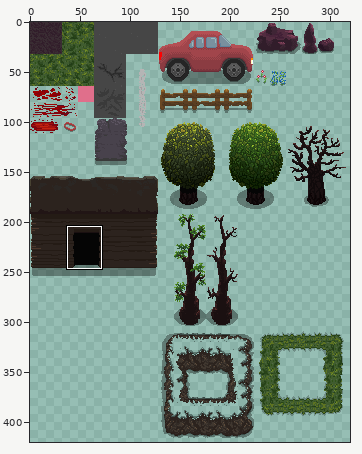
One commit to this sprite sheet: core/assets/maps/forest.png. The picture above shows the old version from afar; the outline marks the close-up.
Close-up. Before:
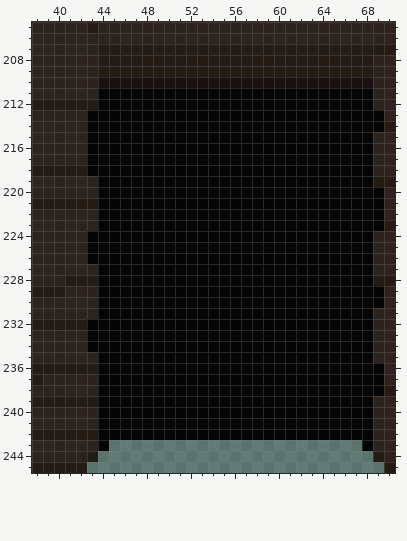
The file is 320x448 pixels. Colours within 5 levels of each other are drawn and written as one. Shown: x 38..70, y 205..245. The wide view leaves out empty margins.
After:
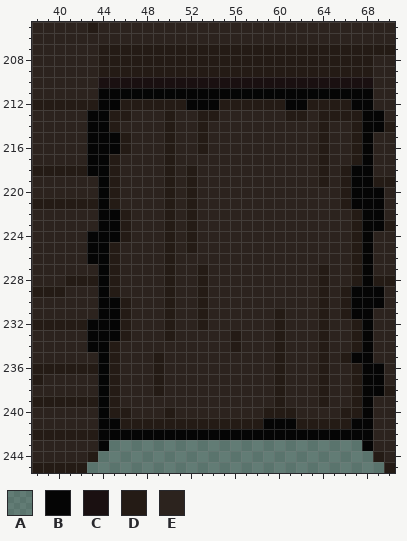
Palette (. is transparent): A #00000059  B #050505  C #1a1011  D #241b15  E #2c231e
The edit:
{"y":212,"x":46,"old":"BBBBBB","new":"DDDDDD"}
{"y":212,"x":55,"old":"BBBBBB","new":"DDDDDD"}
{"y":212,"x":63,"old":"BBBB","new":"DDDD"}
{"y":213,"x":45,"old":"BBBBBBBBBBBBBBBBBBBBBBB","new":"DDEEEDEEDDEEEEEEDDEDDDD"}
{"y":214,"x":45,"old":"BBBBBBBBBBBBBBBBBBBBBBB","new":"DEEEEDEEDEEEEEEEEEEDEED"}
{"y":215,"x":46,"old":"BBBBBBBBBBBBBBBBBBBBBB","new":"DEEEDEEDEEEEEEEEEEDEED"}
{"y":216,"x":46,"old":"BBBBBBBBBBBBBBBBBBBBBB","new":"DEEEDEEDEEEEEEEEEEDEED"}
{"y":217,"x":45,"old":"BBBBBBBBBBBBBBBBBBBBBBB","new":"DEEEEDEEEEEEEEEEEEEDEED"}
{"y":218,"x":45,"old":"BBBBBBBBBBBBBBBBBBBBBB","new":"DEEEEDEDEEEEEEEEEEEDED"}
{"y":219,"x":45,"old":"BBBBBBBBBBBBBBBBBBBBBB","new":"DEEEEDEDEEEEEEEEEEEDED"}
{"y":220,"x":45,"old":"BBBBBBBBBBBBBBBBBBBBBB","new":"DEEEEDEDEEEEEEEEEEEEED"}
{"y":221,"x":45,"old":"BBBBBBBBBBBBBBBBBBBBBB","new":"DEEEEDEDEEEEEEEEEEEEED"}
{"y":222,"x":46,"old":"BBBBBBBBBBBBBBBBBBBBBB","new":"DEEEDEDEEEEEEEEEEEEEED"}
{"y":223,"x":46,"old":"BBBBBBBBBBBBBBBBBBBBBB","new":"DEEEDEDEEEEEEEEEEEEEED"}
{"y":224,"x":46,"old":"BBBBBBBBBBBBBBBBBBBBBB","new":"DEEEDEDEEEEEEEEEEEEEED"}
{"y":225,"x":45,"old":"BBBBBBBBBBBBBBBBBBBBBBB","new":"DEEEEDEDEEEEEEEEEEEEEED"}
{"y":226,"x":45,"old":"BBBBBBBBBBBBBBBBBBBBBBB","new":"DEEEEDEEEEEEEEEEEEEEEED"}
{"y":227,"x":45,"old":"BBBBBBBBBBBBBBBBBBBBBBB","new":"DEEEEDEEDEEEEEEEEEEDEED"}
{"y":228,"x":45,"old":"BBBBBBBBBBBBBBBBBBBBBBB","new":"DEEEEDEEDEEEEEEEEEEDEED"}
{"y":229,"x":45,"old":"BBBBBBBBBBBBBBBBBBBBBB","new":"DEEEEDEEDEEEEEEEEEEDED"}
{"y":230,"x":46,"old":"BBBBBBBBBBBBBBBBBBBBB","new":"DEEEDEEDEEEEEEEEEEDED"}
{"y":231,"x":46,"old":"BBBBBBBBBBBBBBBBBBBBB","new":"DEEEDEEDEEEEEEDEEEDED"}
{"y":232,"x":46,"old":"BBBBBBBBBBBBBBBBBBBBBB","new":"DEEEDEEDEEEEEEDEEEDEED"}
{"y":233,"x":46,"old":"BBBBBBBBBBBBBBBBBBBBBB","new":"DEEEDEEEEEDEEEDEEEDEED"}
{"y":234,"x":45,"old":"BBBBBBBBBBBBBBBBBBBBBBB","new":"DEEEEEEEEEEDEEEDEEEDEED"}
{"y":235,"x":45,"old":"BBBBBBBBBBBBBBBBBBBBBB","new":"DEEEDEEEEEEEEEEDEEEDED"}
{"y":236,"x":45,"old":"BBBBBBBBBBBBBBBBBBBBBBB","new":"DEEEDEEEEEEEEEEDEEEDEED"}
{"y":237,"x":45,"old":"BBBBBBBBBBBBBBBBBBBBBBB","new":"DEEEDEEEEEEEEEEDEEEDEED"}
{"y":238,"x":45,"old":"BBBBBBBBBBBBBBBBBBBBBBB","new":"DEEEDEEEEEEEEEEDEEEDEED"}
{"y":239,"x":45,"old":"BBBBBBBBBBBBBBBBBBBBBBB","new":"DEEEEEEEEEEEEEEDEEEDEED"}
{"y":240,"x":45,"old":"BBBBBBBBBBBBBBBBBBBBBBB","new":"DDEEEDEEEEEEEEDDDEEEEDD"}
{"y":241,"x":46,"old":"BBBBBBBBBBBBB","new":"DDDDDDDDDDDDD"}
{"y":241,"x":62,"old":"BBBBB","new":"DDDDD"}
{"label":"changed","picture_box":[109,99,362,429]}
